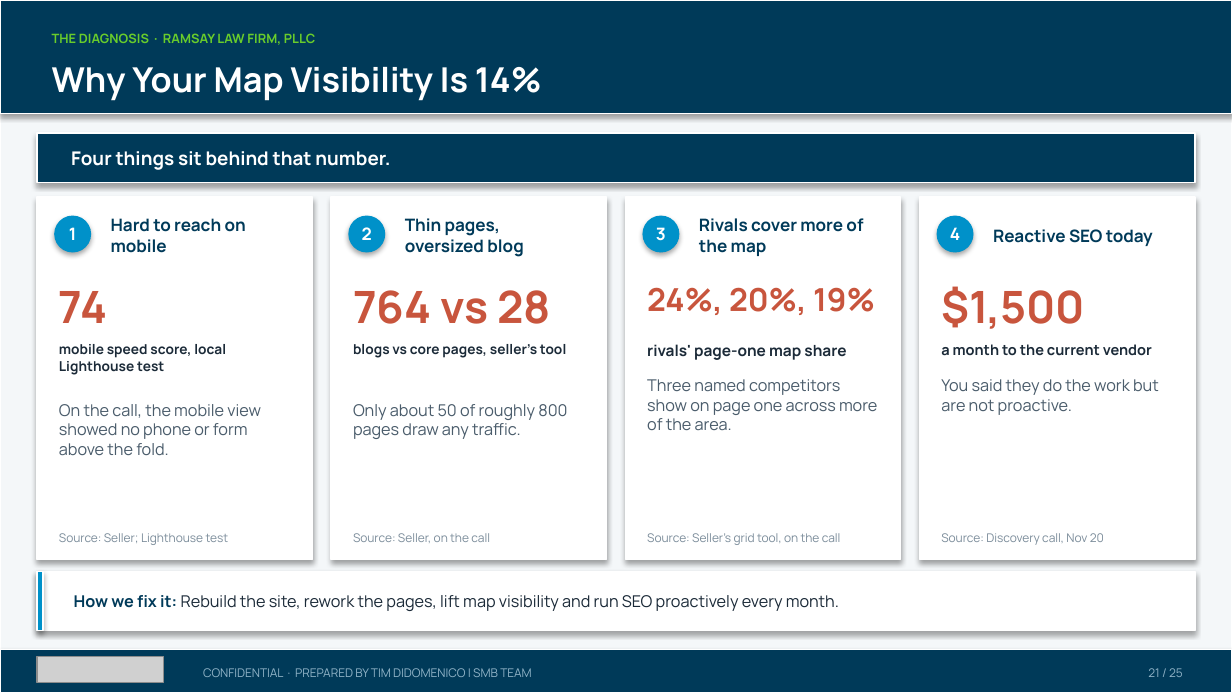
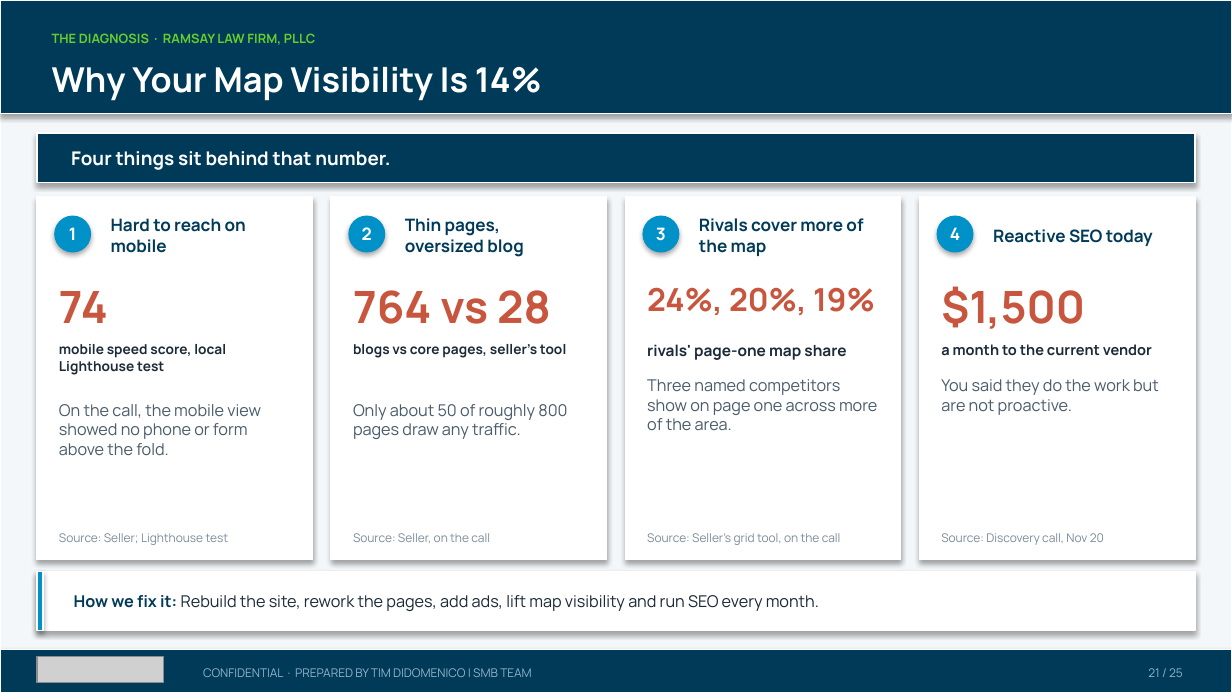
Before and after one commit to SMB-Team-Technology/workwith-smbteam, a slide deck: slide 21 of ramsay/Ramsay Law Firm PLLC_November 23, 2026_Proposal.pptx. Drawn at 1232x693 pixels with LibreOffice and Linux fonts; fonts in the diff are those of the drawing; grey boxes stand for pictures. Boxes give left, top, right and bottom in pixels: in the first picture for what was removed or moved away, otherwise in the second. Text is boxed around its words. In the diff, an @@ line names an element or a change of style, - is before the commit and + after.

```diff
--- a/ramsay/Ramsay Law Firm PLLC_November 23, 2026_Proposal.pptx
+++ b/ramsay/Ramsay Law Firm PLLC_November 23, 2026_Proposal.pptx
@@ text at (74, 595, 819, 611): text changed @@
-How we fix it: Rebuild the site, rework the pages, lift map visibility and run SEO proactively every month.
+How we fix it: Rebuild the site, rework the pages, add ads, lift map visibility and run SEO every month.
```
Also in this commit, not shown: 4 other slides changed, 2 other files.
